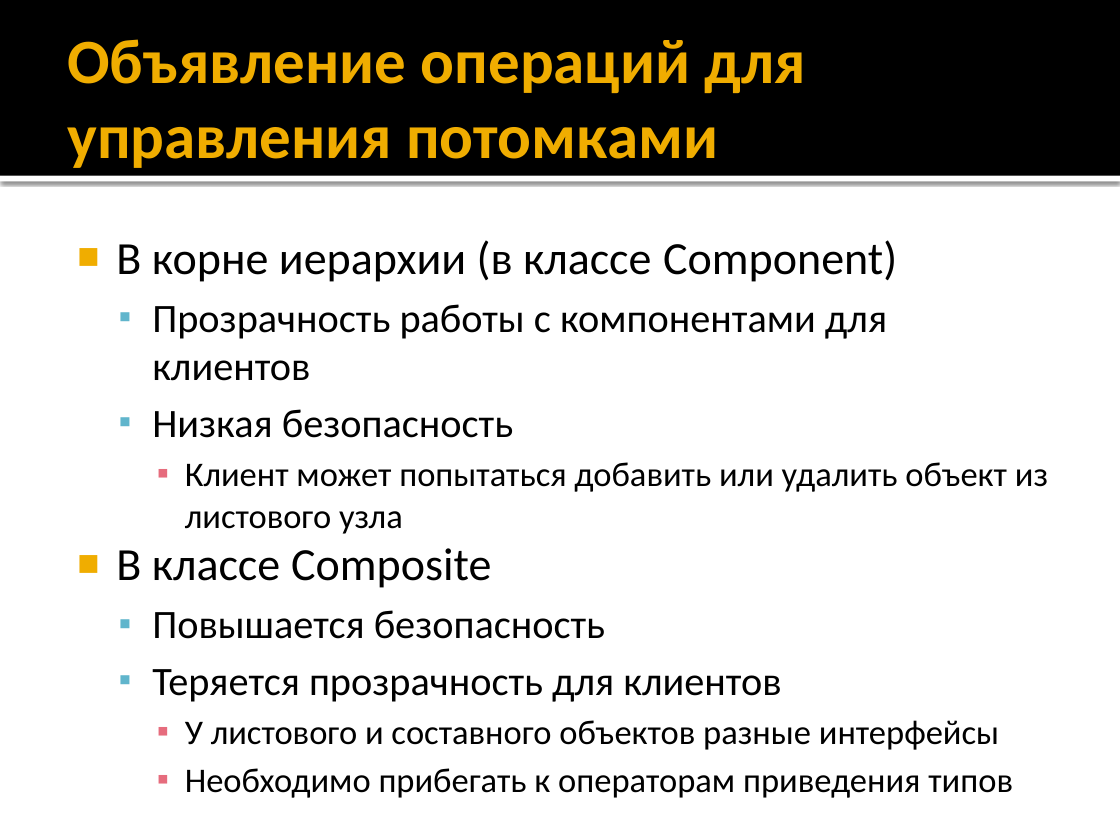
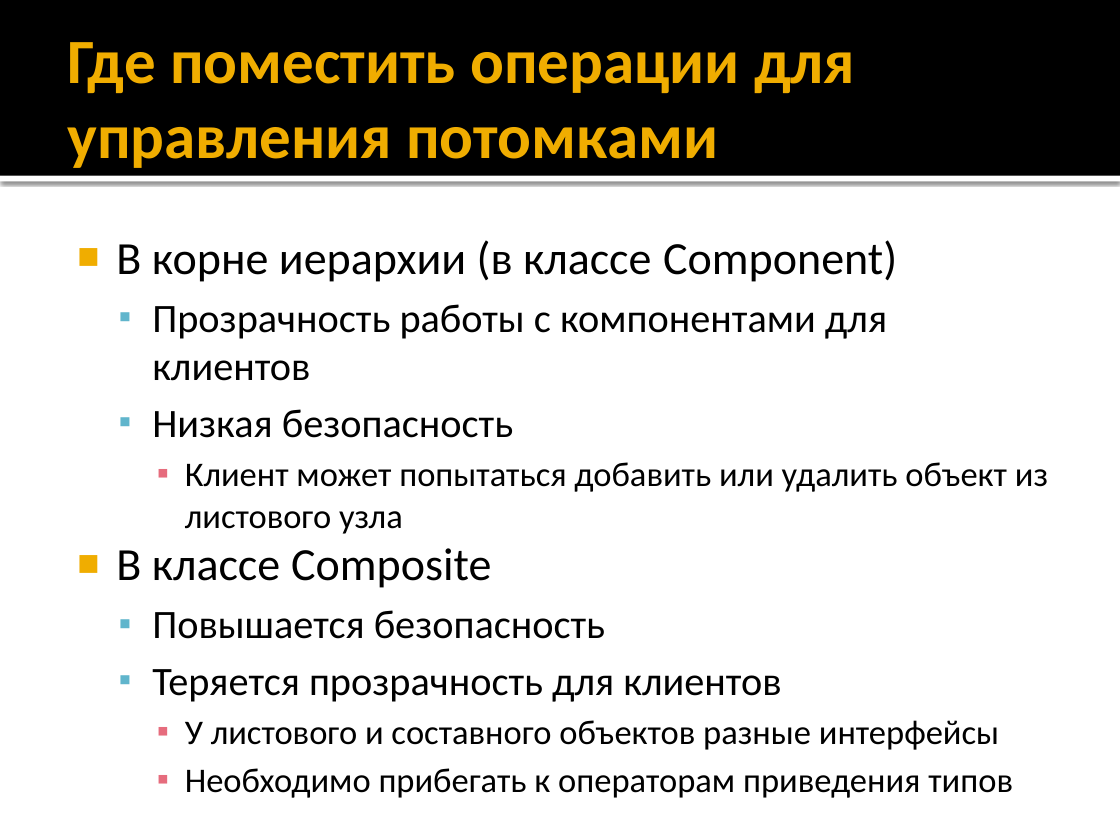
Before and after one commit to alexey-malov/ood, a slide deck: slide 25 of lectures/10.composite/composite.pptx (slide 24 before the commit). Drawn at 1120x840 pixels with LibreOffice and Linux fonts; fonts in the diff are those of the drawing. Boxes give left, top, right and bottom in pixels: in the first picture for what was removed or moved away, otherwise in the second. Text is boxed around its words. In the diff, an @@ line names an element or a change of style, - is before the commit and + after.

```diff
--- a/lectures/10.composite/composite.pptx
+++ b/lectures/10.composite/composite.pptx
@@ title at [67, 42, 855, 168]: text changed @@
-Объявление операций для управления потомками
+Где поместить операции для управления потомками
```
Also in this commit, not shown: 9 other slides changed, 4 slides added, 1 other file.
